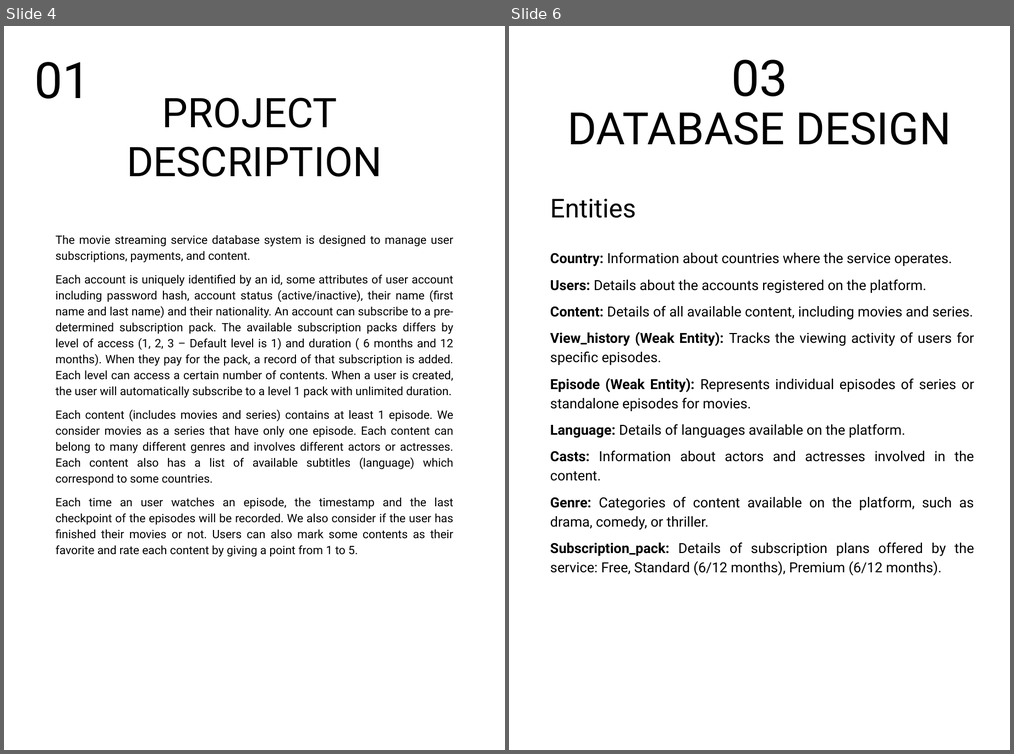
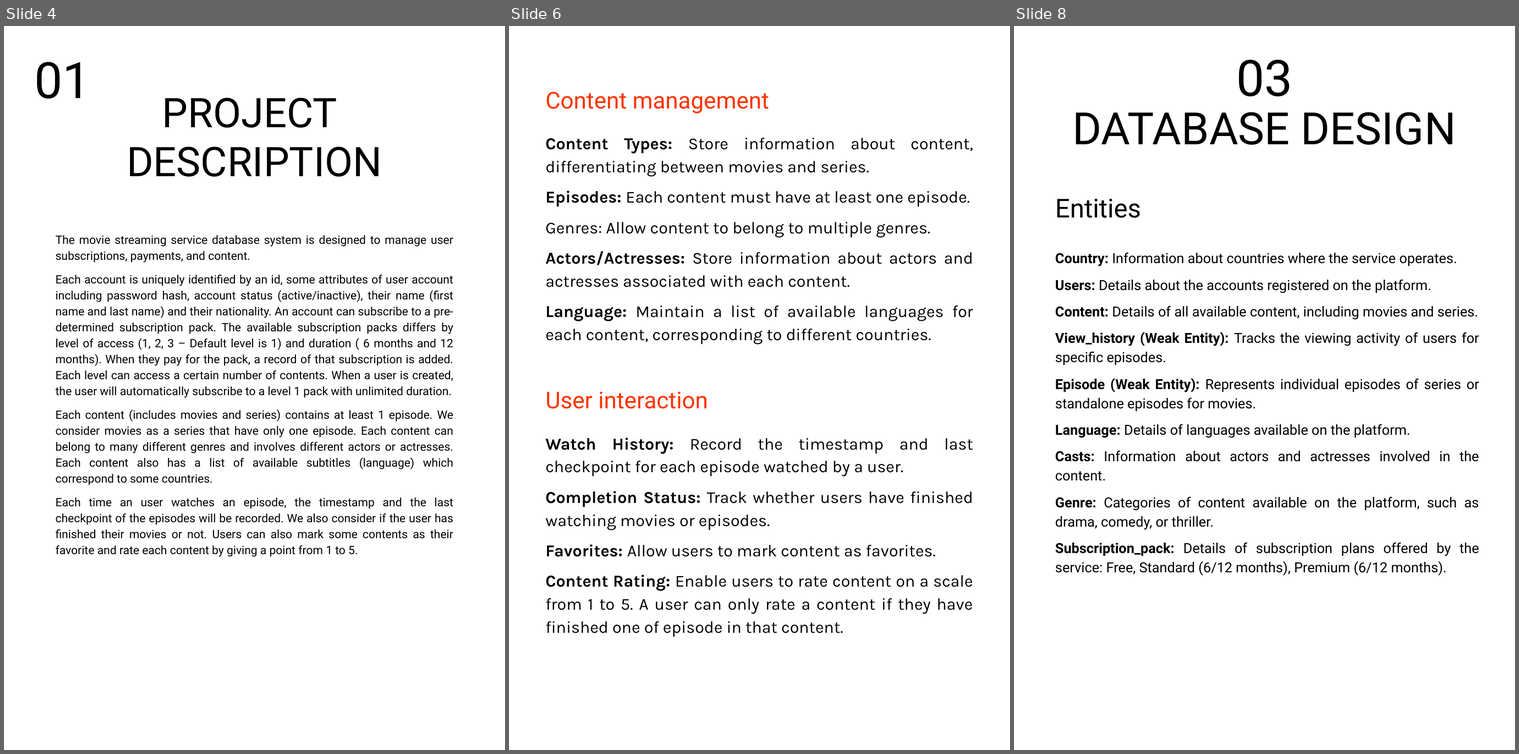
Before and after one commit to mtrung12/Movie_streaming_db, a slide deck: movie_stream_report.pptx. Shown side by side, each under a label of ours: slides 4 and 6 before the commit, slides 4, 6 and 8 after it; the slides between them are not shown. The pictures are 1014x754 and 1519x754 pixels, drawn with LibreOffice and Linux fonts; fonts in the diff are those of the drawing. Boxes give left, top, right and bottom in pixels: in the first picture for what was removed or moved away, otherwise in the second. Text is boxed around its words. In the diff, an @@ line names an element or a change of style, - is before the commit and + after.

```diff
--- a/movie_stream_report.pptx
+++ b/movie_stream_report.pptx
@@ slide 6 added at bbox=[509, 26, 1010, 750], background #FFFFFF @@
@@ text added at bbox=[545, 91, 769, 113], 25 pt, text #FF3300 @@
+Content management
@@ text added at bbox=[545, 138, 973, 344], 18 pt, text #000000 @@
+Content Types: Store information about content, differentiating between movies and series.
+Episodes: Each content must have at least one episode.
+Genres: Allow content to belong to multiple genres.
+Actors/Actresses: Store information about actors and actresses associated with each content.
+Language: Maintain a list of available languages for each content, corresponding to different countries.
@@ text added at bbox=[545, 391, 708, 409], 25 pt, text #FF3300 @@
+User interaction
@@ text added at bbox=[545, 437, 973, 636], 18 pt, text #000000 @@
+Watch History: Record the timestamp and last checkpoint for each episode watched by a user.
+Completion Status: Track whether users have finished watching movies or episodes.
+Favorites: Allow users to mark content as favorites.
+Content Rating: Enable users to rate content on a scale from 1 to 5. A user can only rate a content if they have finished one of episode in that content.
@@ what was slide 6 is now slide 8 @@
```
Also in this commit, not shown: 2 slides changed, 11 other slides added, 5 slides removed.
